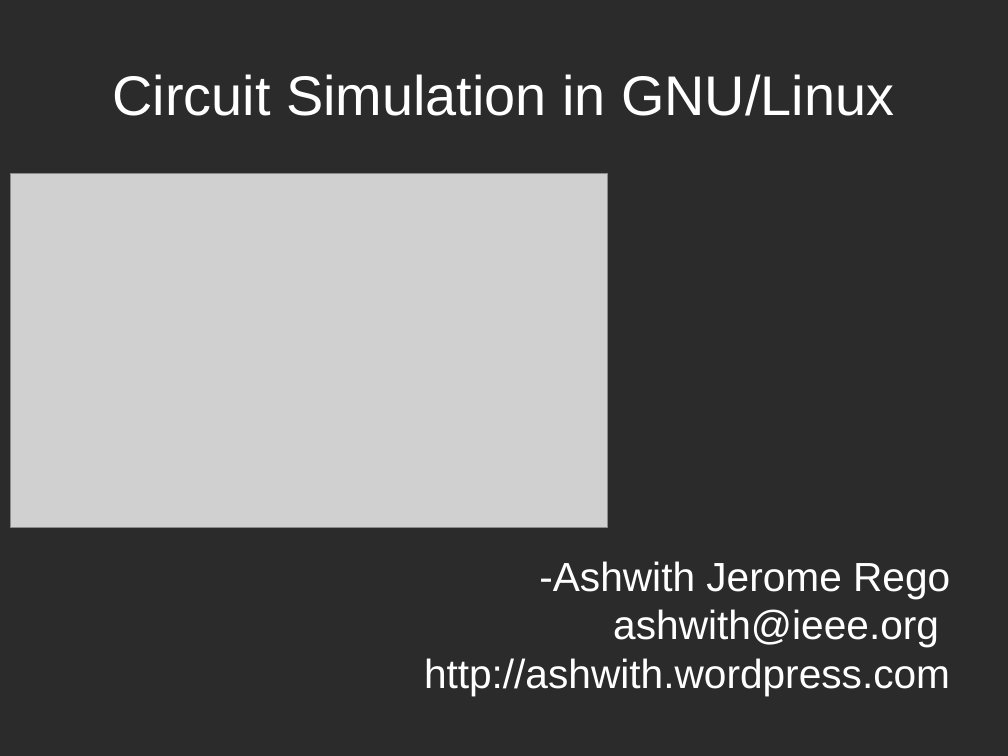
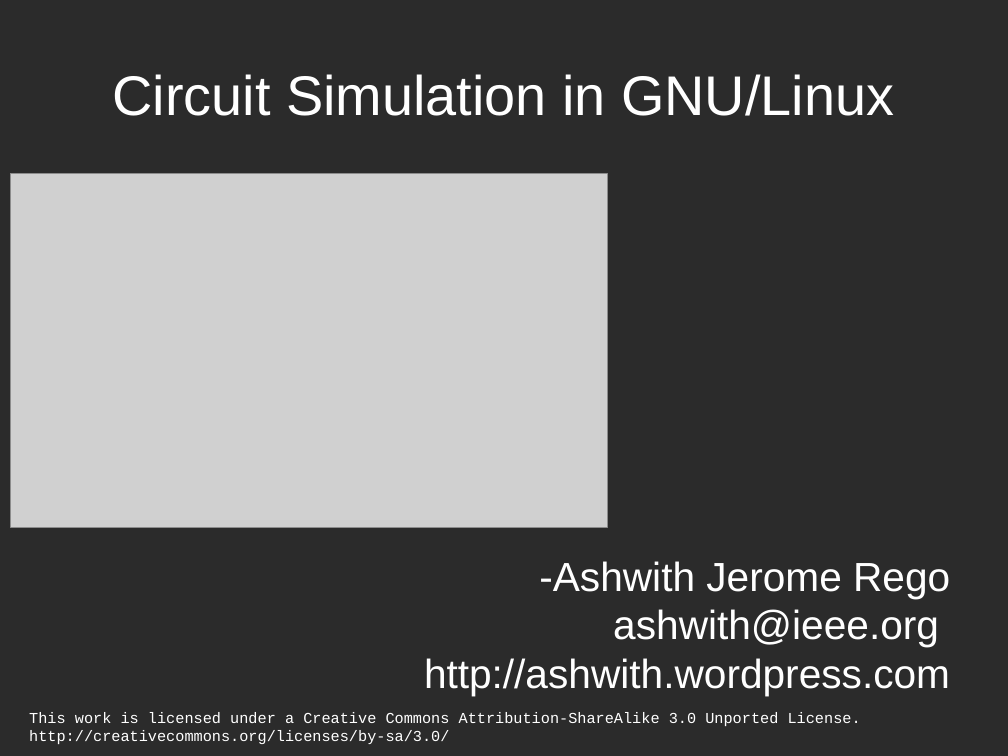
Before and after one commit to ashwith/workshopfiles, a slide deck: slide 1 of gEDA/docs/PPT3.odp. Drawn at 1008x756 pixels with LibreOffice and Linux fonts; fonts in the diff are those of the drawing; grey boxes stand for pictures; background and template pictures are left out; a plain dark background stands for a picture behind light text. Boxes give left, top, right and bottom in pixels: in the first picture for what was removed or moved away, otherwise in the second. Text is boxed around its words. In the diff, an @@ line names an element or a change of style, - is before the commit and + after.

Commit message:
Added Creative Commons Attribution-ShareAlike 3.0 Unported License.

```diff
--- a/gEDA/docs/PPT3.odp
+++ b/gEDA/docs/PPT3.odp
@@ text added at [29,712,861,744], 12 pt, text #FFFFFF @@
+This work is licensed under a Creative Commons Attribution-ShareAlike 3.0 Unported License.
+http://creativecommons.org/licenses/by-sa/3.0/
```
Also in this commit, not shown: 11 other files.
